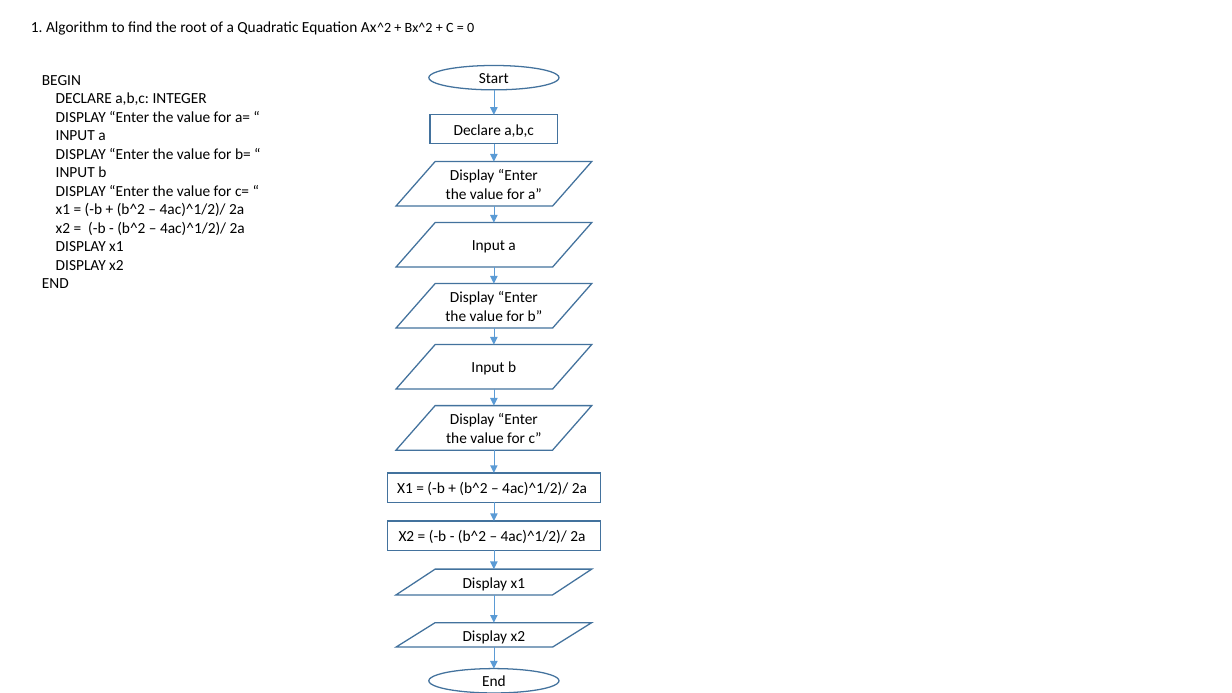
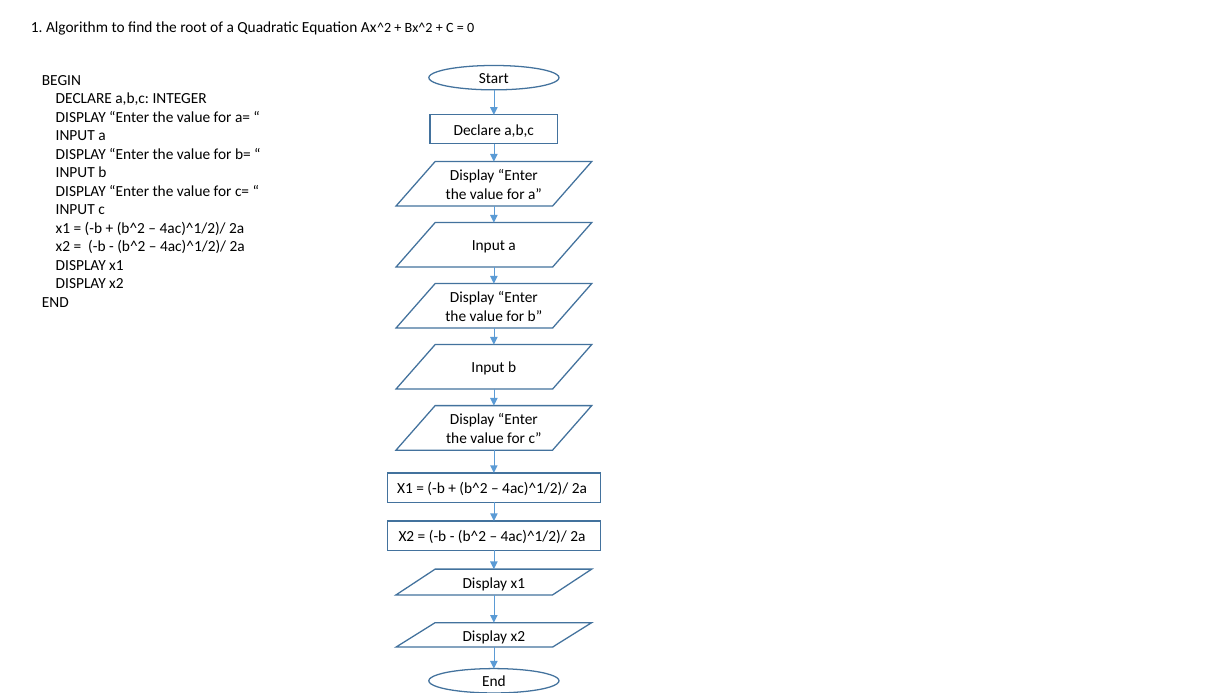
Before and after one commit to georgeuwagbale/georgeCSC102, a slide deck: slide 1 of George_UwagbaleAA1.pptx. Drawn at 1232x693 pixels with LibreOffice and Linux fonts; fonts in the diff are those of the drawing. Boxes give left, top, right and bottom in pixels: in the first picture for what was removed or moved away, otherwise in the second. Text is boxed around its words. In the diff, an @@ line names an element or a change of style, - is before the commit and + after.

```diff
--- a/George_UwagbaleAA1.pptx
+++ b/George_UwagbaleAA1.pptx
@@ text at (56,204,104,214): paragraph added @@
+INPUT c
```
Also in this commit, not shown: 1 other slide changed, 2 slides added, 1 slide removed.
